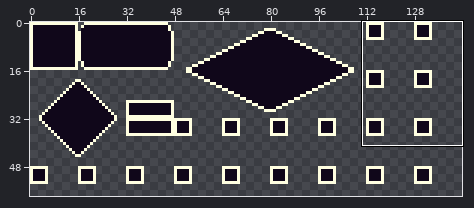
Sprite sheet -- ElPepe/Assets/TUTORIAL-NUEVO/Tiles/baseTiles/_baseTiles.png. The picture above shows the old version from afar; the outline marks the close-up.
Close-up. Old version:
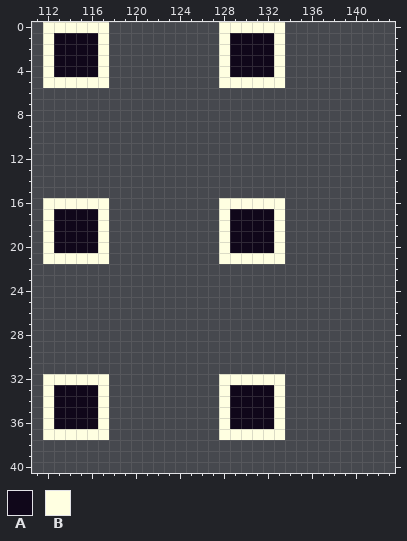
The file is 144x64 pixels. Shown: x 111..143, y 0..40. The wide view leaves out empty margins. The commit also changed other parts of the picture, which this record leaves out.
Palette (. is transparent): A #10071a  B #ffffe1
Pixels before, first column x 112:
 0 BBBBBB..........BBBBBB
 1 BAAAAB..........BAAAAB
 2 BAAAAB..........BAAAAB
 3 BAAAAB..........BAAAAB
 4 BAAAAB..........BAAAAB
 5 BBBBBB..........BBBBBB
 6 ......................
 7 ......................
 8 ......................
 9 ......................
10 ......................
11 ......................
12 ......................
13 ......................
14 ......................
15 ......................
16 BBBBBB..........BBBBBB
17 BAAAAB..........BAAAAB
18 BAAAAB..........BAAAAB
19 BAAAAB..........BAAAAB
20 BAAAAB..........BAAAAB
21 BBBBBB..........BBBBBB
22 ......................
23 ......................
24 ......................
25 ......................
26 ......................
27 ......................
28 ......................
29 ......................
30 ......................
31 ......................
32 BBBBBB..........BBBBBB
33 BAAAAB..........BAAAAB
34 BAAAAB..........BAAAAB
35 BAAAAB..........BAAAAB
36 BAAAAB..........BAAAAB
37 BBBBBB..........BBBBBB
Now the later version:
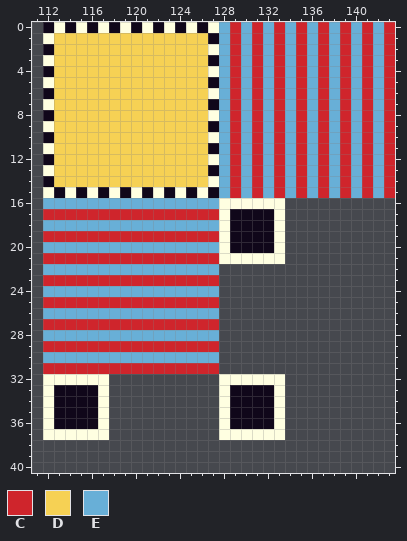
Colours new in this view: C #cf252c  D #f6d154  E #68afd7
Change:
Colour A now appears in row 0 at x 118, 120, 122, 124 and 126; in row 1 at x 127; in row 3 at x 127; in row 5 at x 127; in row 6 at x 112; in row 7 at x 127.
Colour A now appears in row 8 at x 112; in row 9 at x 127; in row 10 at x 112; in row 11 at x 127; in row 12 at x 112; in row 13 at x 127.
Colour A now appears in row 14 at x 112; in row 15 at x 113, 115, 117, 119, 121, 123, 125 and 127.
The author changed colour B to colour A in row 0 at x 112, 114 and 116; in row 2 at x 112; in row 4 at x 112.
Colour B now appears in row 0 at x 119, 121, 123, 125 and 127; in row 2 at x 127; in row 4 at x 127; in row 6 at x 127; in row 7 at x 112; in row 8 at x 127.
Colour B now appears in row 9 at x 112; in row 10 at x 127; in row 11 at x 112; in row 12 at x 127; in row 13 at x 112; in row 14 at x 127.
Colour B now appears in row 15 at x 112, 114, 116, 118, 120, 122, 124 and 126.
Colour C now appears in rows 0 to 5 at x 135, 137, 139, 141 and 143; in rows 6 to 15 at x 129, 131, 133, 135, 137, 139, 141 and 143; in row 17 at x 118 to 127; in row 19 at x 118 to 127; in row 21 at x 118 to 127; in row 23 at x 112 to 127.
Colour C now appears in row 25 at x 112 to 127; in row 27 at x 112 to 127; in row 29 at x 112 to 127; in row 31 at x 112 to 127.
The author changed colour A to colour C in rows 1 to 4 at x 129 and 131; in row 17 at x 113 to 116; in row 19 at x 113 to 116.
The author changed colour B to colour C in row 0 at x 129, 131 and 133; in rows 1 to 4 at x 133; in row 5 at x 129, 131 and 133; in row 17 at x 112 and 117; in row 19 at x 112 and 117; in row 21 at x 112 to 117.
Colour D now appears in rows 1 to 5 at x 118 to 126; in rows 6 to 14 at x 113 to 126.
The author changed colour A to colour D in rows 1 to 4 at x 113 to 116.
The author changed colour B to colour D in rows 1 to 4 at x 117; in row 5 at x 113 to 117.
Colour E now appears in rows 0 to 5 at x 134, 136, 138, 140 and 142; in rows 6 to 15 at x 128, 130, 132, 134, 136, 138, 140 and 142; in row 16 at x 118 to 127; in row 18 at x 118 to 127; in row 20 at x 118 to 127; in row 22 at x 112 to 127.
Colour E now appears in row 24 at x 112 to 127; in row 26 at x 112 to 127; in row 28 at x 112 to 127; in row 30 at x 112 to 127.
The author changed colour A to colour E in rows 1 to 4 at x 130 and 132; in row 18 at x 113 to 116; in row 20 at x 113 to 116.
The author changed colour B to colour E in row 0 at x 128, 130 and 132; in rows 1 to 4 at x 128; in row 5 at x 128, 130 and 132; in row 16 at x 112 to 117; in row 18 at x 112 and 117; in row 20 at x 112 and 117.
Changed places in both close-ups, as pixel boxes (x1, y1, x2, y2):
changed: (43, 22, 395, 374)
